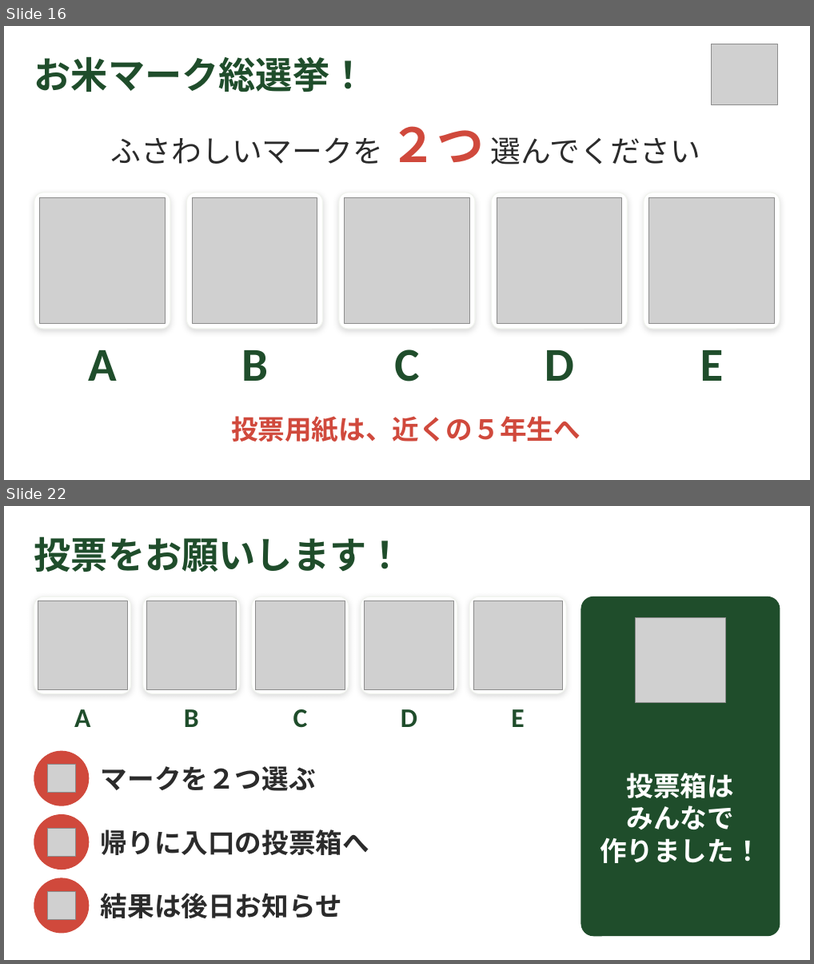
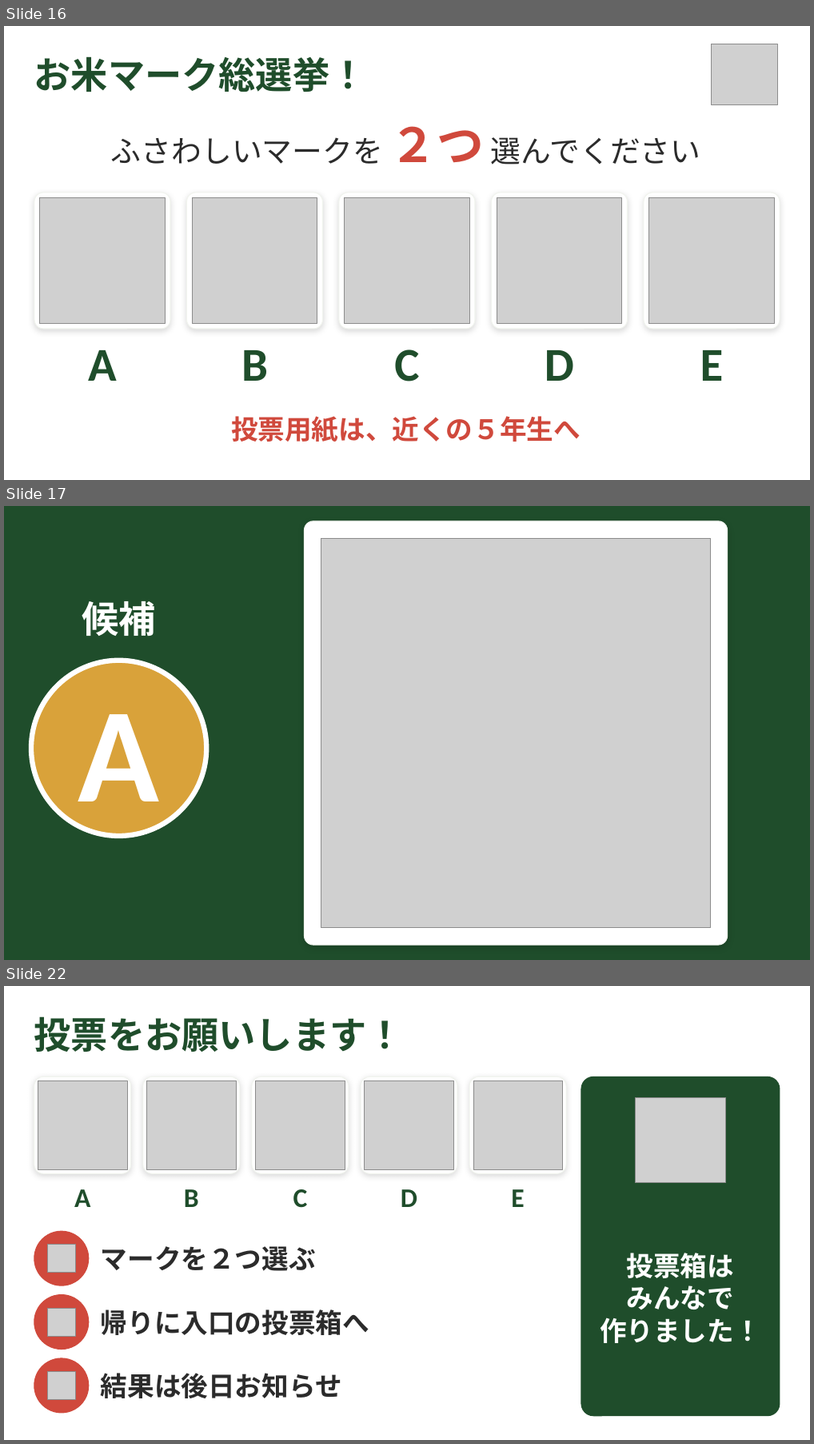
Before and after one commit to liberabitjp-hue/-, a slide deck: slides/お米アピール大作戦_発表スライド.pptx. Shown one above the other, each under a label of ours: slides 16 and 22 before the commit, slides 16, 17 and 22 after it; the slides between them are not shown. The pictures are 814x964 and 814x1444 pixels, drawn with LibreOffice and Linux fonts; fonts in the diff are those of the drawing; grey boxes stand for pictures. Boxes give left, top, right and bottom in pixels: in the first picture for what was removed or moved away, otherwise in the second. Text is boxed around its words. In the diff, an @@ line names an element or a change of style, - is before the commit and + after.

```diff
--- a/slides/お米アピール大作戦_発表スライド.pptx
+++ b/slides/お米アピール大作戦_発表スライド.pptx
@@ slide 17 added at [4, 506, 810, 960], background #1F4D2B @@
@@ rounded rectangle added at [305, 521, 728, 944], fill #FFFFFF, outline #F1F4EE 1 pt @@
@@ picture added at [322, 538, 711, 928] @@
@@ text added at [82, 601, 155, 636], 44 pt, text #FFFFFF, bold @@
+候補
@@ ellipse added at [31, 660, 206, 836], fill #D9A23A, outline #FFFFFF 6 pt @@
@@ text added at [78, 714, 160, 833], 160 pt, text #FFFFFF, bold @@
+A
```
Also in this commit, not shown: 4 other slides added, 5 slides removed.
